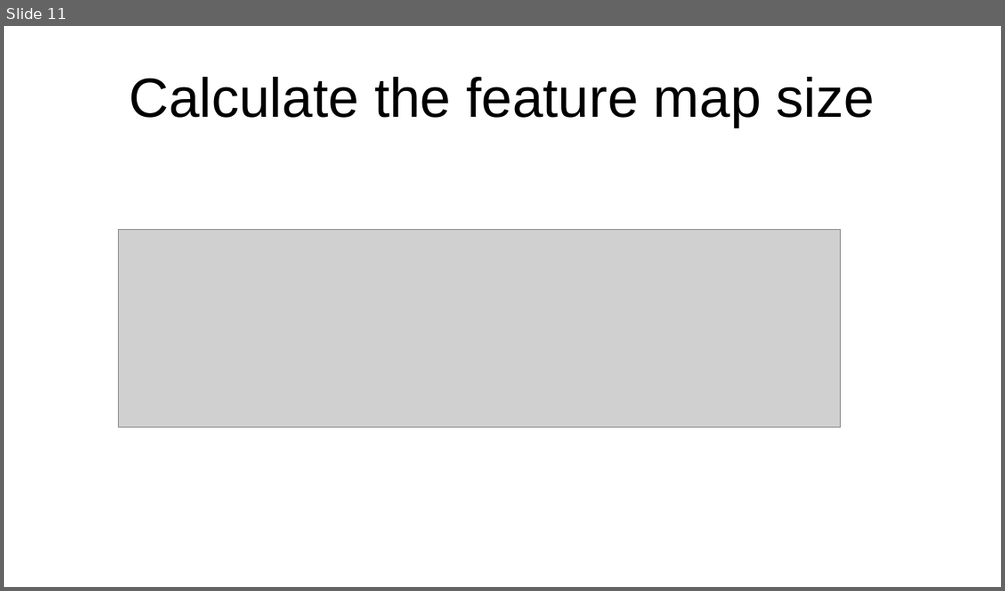
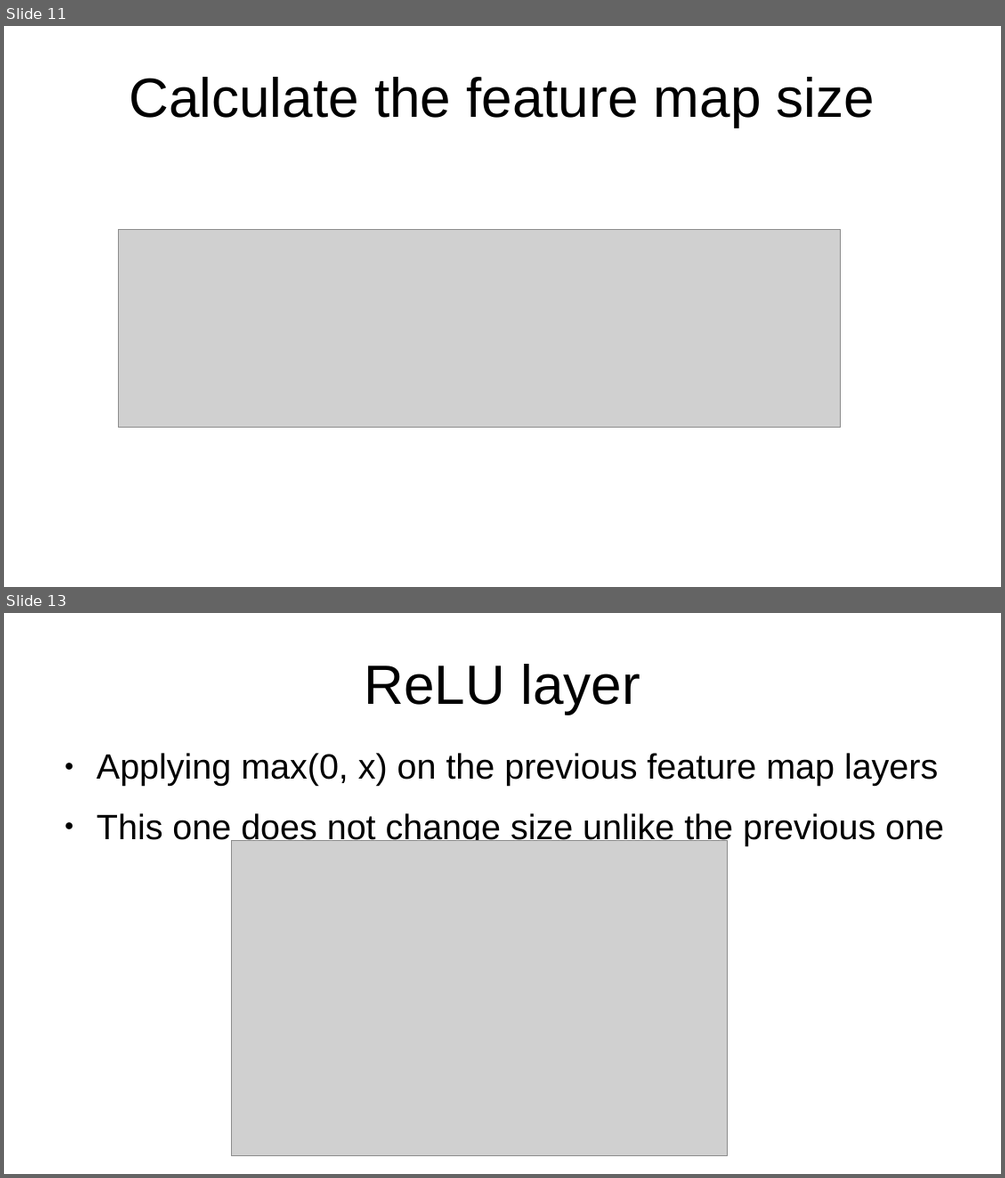
Before and after one commit to MoatasemGamal/ConvNN, a slide deck: CNN.odp. Shown one above the other, each under a label of ours: slide 11 before the commit, slides 11 and 13 after it; the slides between them are not shown. The pictures are 1005x591 and 1005x1178 pixels, drawn with LibreOffice and Linux fonts; fonts in the diff are those of the drawing; grey boxes stand for pictures. Boxes give left, top, right and bottom in pixels: in the first picture for what was removed or moved away, otherwise in the second. Text is boxed around its words. In the diff, an @@ line names an element or a change of style, - is before the commit and + after.

Commit message:
explain reLU activation function (layer)

```diff
--- a/CNN.odp
+++ b/CNN.odp
@@ slide 13 added at <box>4,613,1001,1174</box>, background #FFFFFF @@
@@ title added at <box>364,664,640,714</box>, 44 pt, text #000000 @@
+ReLU layer
@@ text added at <box>97,753,944,846</box>, 28 pt, text #000000 @@
+● Applying max(0, x) on the previous feature map layers
+● This one does not change size unlike the previous one
@@ picture added at <box>231,840,728,1156</box> @@
```
Also in this commit, not shown: 1 slide changed, 2 other slides added, 3 other files.
